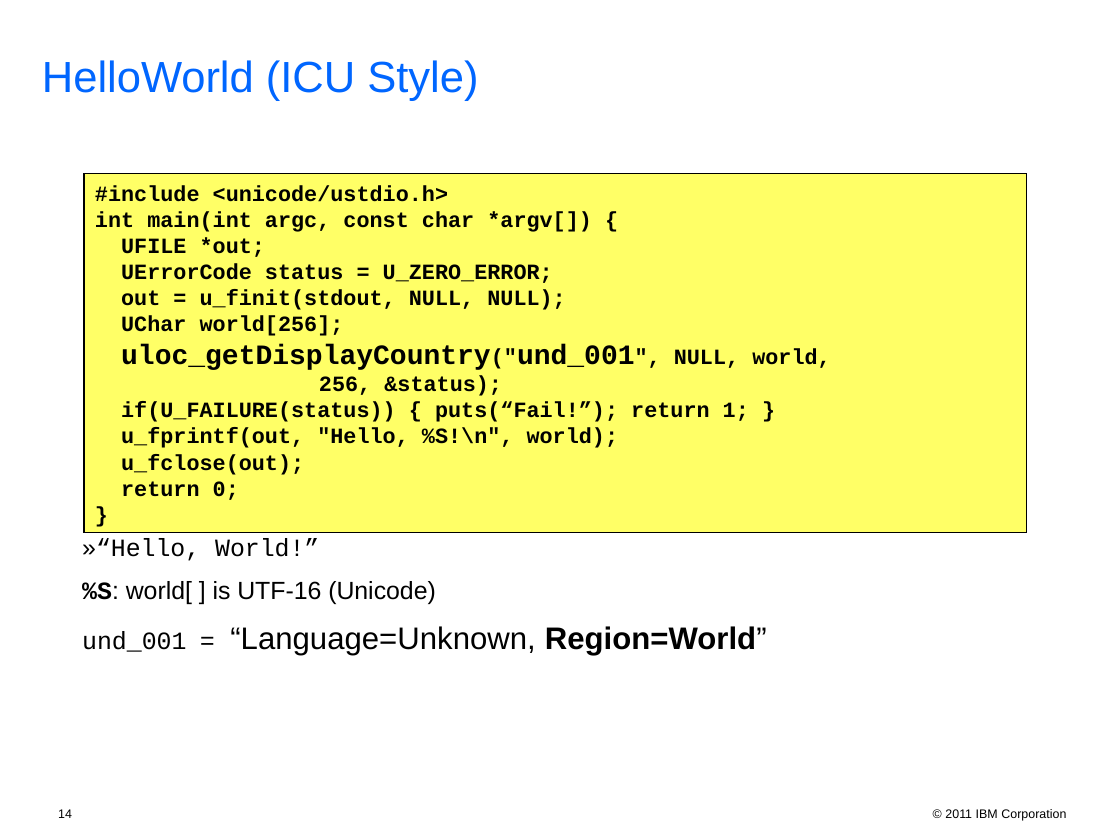
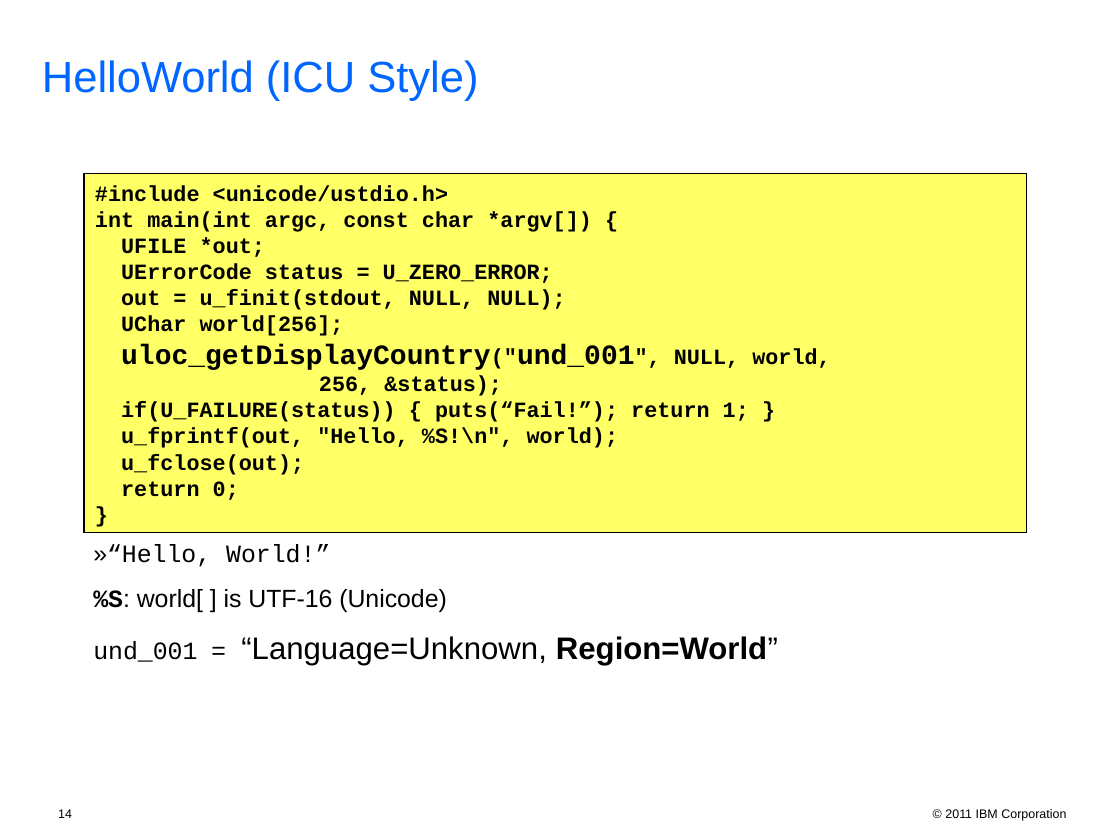
Before and after one commit to unicode-org/icu-docs, a slide deck: slide 14 of docs/pres/icu_workshop.ppt. Drawn at 1120x840 pixels with LibreOffice and Linux fonts; fonts in the diff are those of the drawing; background and template pictures are left out. Boxes give left, top, right and bottom in pixels: in the first picture for what was removed or moved away, otherwise in the second. Text is boxed around its words. In the diff, an @@ line names an element or a change of style, - is before the commit and + after.

```diff
--- a/docs/pres/icu_workshop.ppt
+++ b/docs/pres/icu_workshop.ppt
@@ text "»“Hello, World!”" at bbox=[93, 544, 778, 665]: line spacing 0.98 to 1; line spacing 0.94 to 1 @@
```
Also in this commit, not shown: 12 other slides changed, 2 other files.
